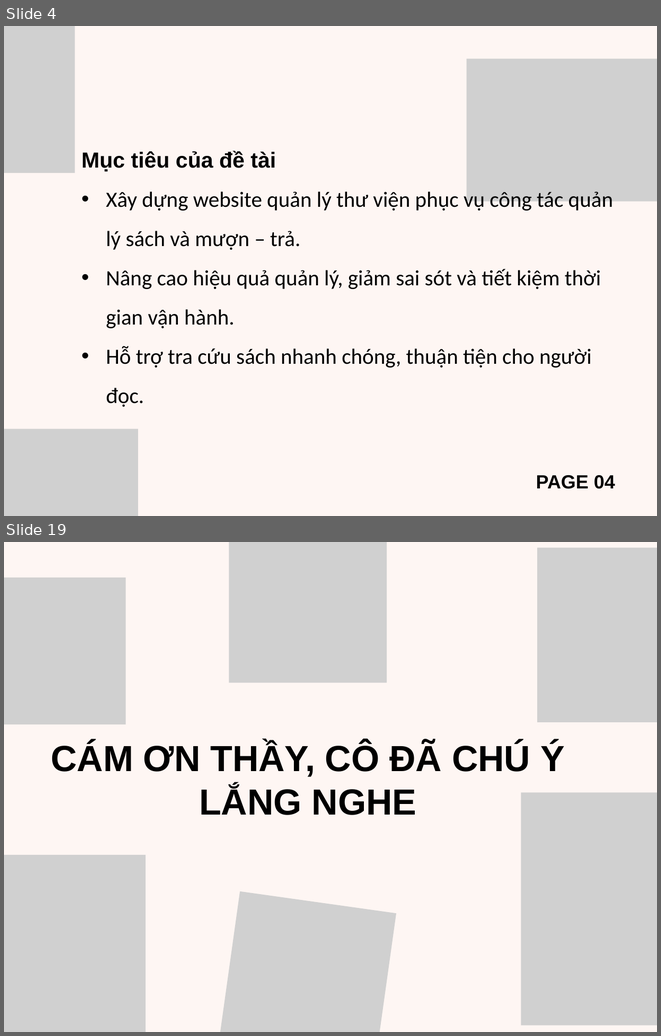
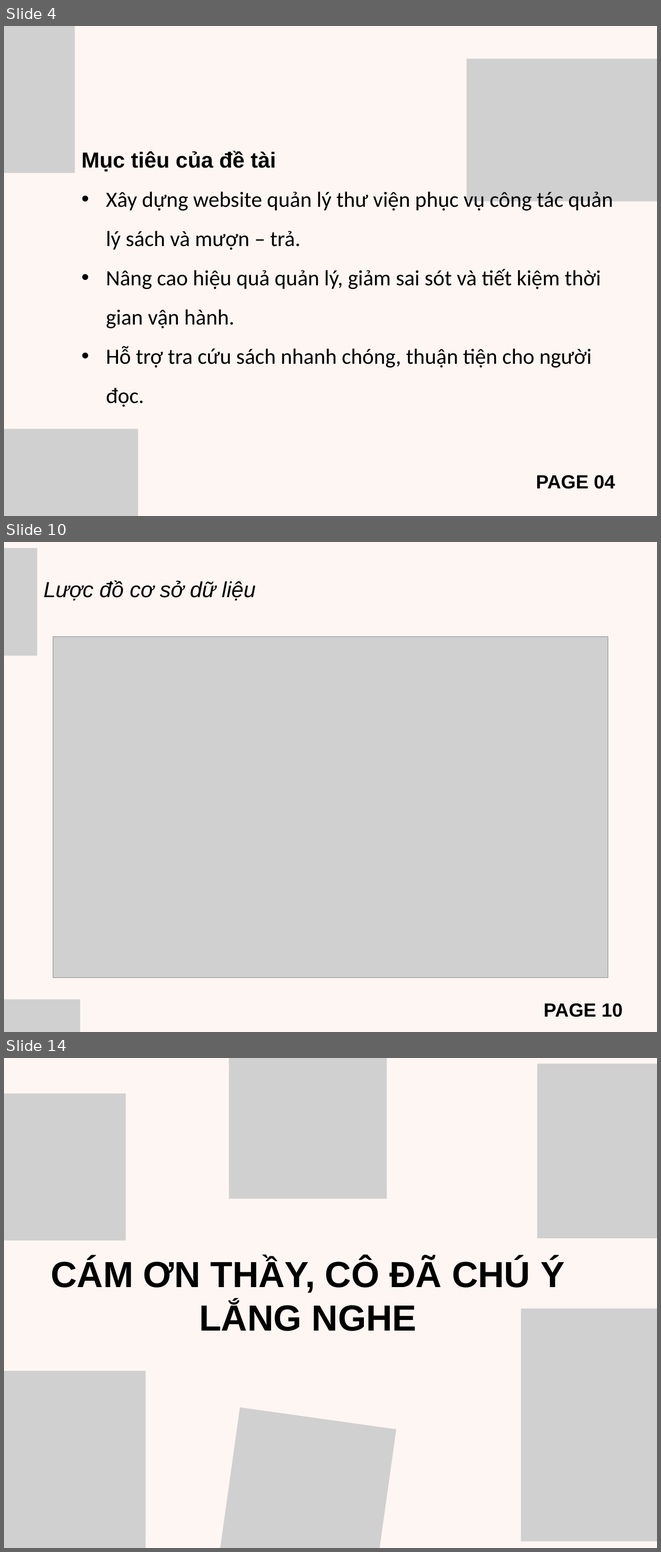
Before and after one commit to QueAnh068/csn-da23ttb-thachnguyenqueanh-webquanlythuvien, a slide deck: thesis/BaoCaoCSNHT.pptx. Shown one above the other, each under a label of ours: slides 4 and 19 before the commit, slides 4, 10 and 14 after it; the slides between them are not shown. The pictures are 661x1036 and 661x1552 pixels, drawn with LibreOffice and Linux fonts; fonts in the diff are those of the drawing; grey boxes stand for pictures. Boxes give left, top, right and bottom in pixels: in the first picture for what was removed or moved away, otherwise in the second. Text is boxed around its words. In the diff, an @@ line names an element or a change of style, - is before the commit and + after.

```diff
--- a/thesis/BaoCaoCSNHT.pptx
+++ b/thesis/BaoCaoCSNHT.pptx
@@ slide 10 added at [4,542,657,1032], background #FEF6F3 @@
@@ picture added at [4,548,37,655] @@
@@ text added at [44,580,256,601], 24 pt, text #000000, italic @@
+Lược đồ cơ sở dữ liệu
@@ picture added at [53,637,608,978] @@
@@ picture added at [4,999,80,1032] @@
@@ text added at [544,1003,623,1017], 21 pt, text #000000, bold @@
+PAGE 10
@@ what was slide 19 is now slide 14 @@
```
Also in this commit, not shown: 7 slides changed, 2 other slides added, 8 slides removed.
